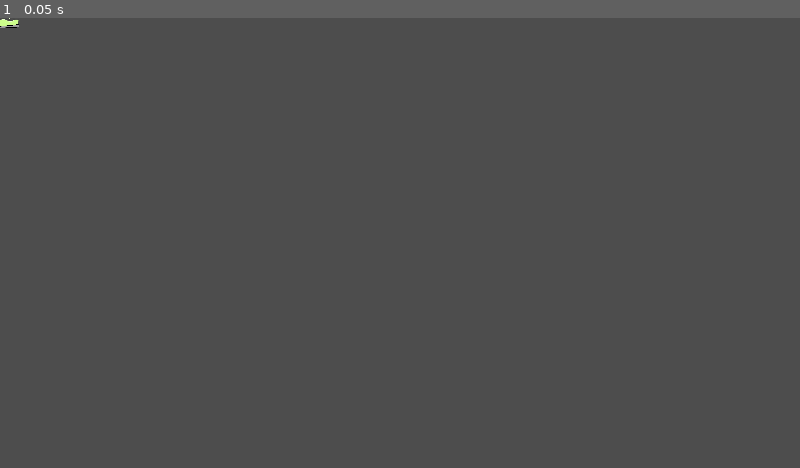
Above: before the commit, frame 1.
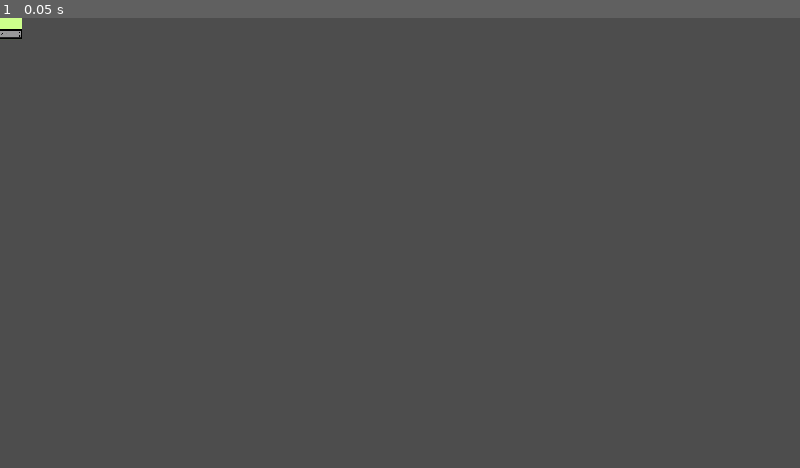
Above: after the commit, the same moment.

Repository: SlugFiller/ggj2025
Game: Godot game, scene res://map/acid_piece.tscn
Two runs of this game, one before a commit and one after it. Both use one fixed random seed, a clock stepped at 60 frames per second and the inputs below. This scene is started directly instead of the project's main scene.
Inputs:
- Up to frame 1 (0.05 s): no input

The runs differ from the first frame. In frame 1, 0.1% of the frame differs, in the area x 0-3%, y 0-5%.

Commit message:
Acid graphics

Diff:
--- a/map/acid_piece.tscn
+++ b/map/acid_piece.tscn
@@ -148,7 +148,7 @@
 script = ExtResource("1_jvntx")
 
 [node name="sprite" type="AnimatedSprite2D" parent="."]
-scale = Vector2(0.1, 0.1)
+scale = Vector2(0.25, 0.25)
 sprite_frames = SubResource("SpriteFrames_3qaqq")
 animation = &"active_left"
 autoplay = "active_left"
Binary file changed: graphics/map/acid/active/left/frame000.png
Not shown, changed: graphics/map/acid/active/left/frame000.png.import
Binary file changed: graphics/map/acid/active/left/frame001.png
Not shown, changed: graphics/map/acid/active/left/frame001.png.import
Binary file changed: graphics/map/acid/active/left/frame002.png
Not shown, changed: graphics/map/acid/active/left/frame002.png.import
Binary file changed: graphics/map/acid/active/left/frame003.png
Not shown, changed: graphics/map/acid/active/left/frame003.png.import
Binary file changed: graphics/map/acid/active/left/frame004.png
Not shown, changed: graphics/map/acid/active/left/frame004.png.import
Binary file changed: graphics/map/acid/active/left/frame005.png
Not shown, changed: graphics/map/acid/active/left/frame005.png.import
(and 37 more such lines)
